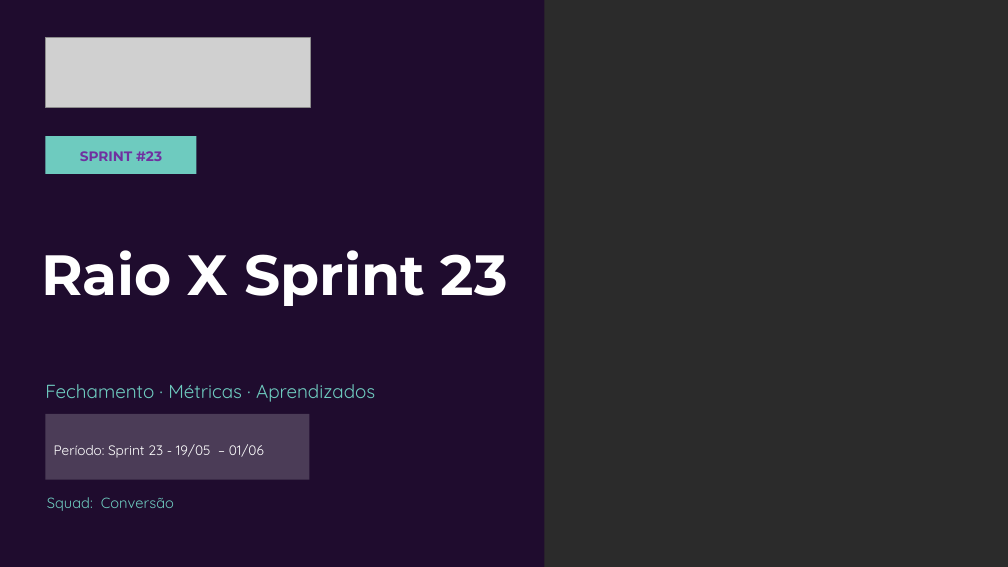
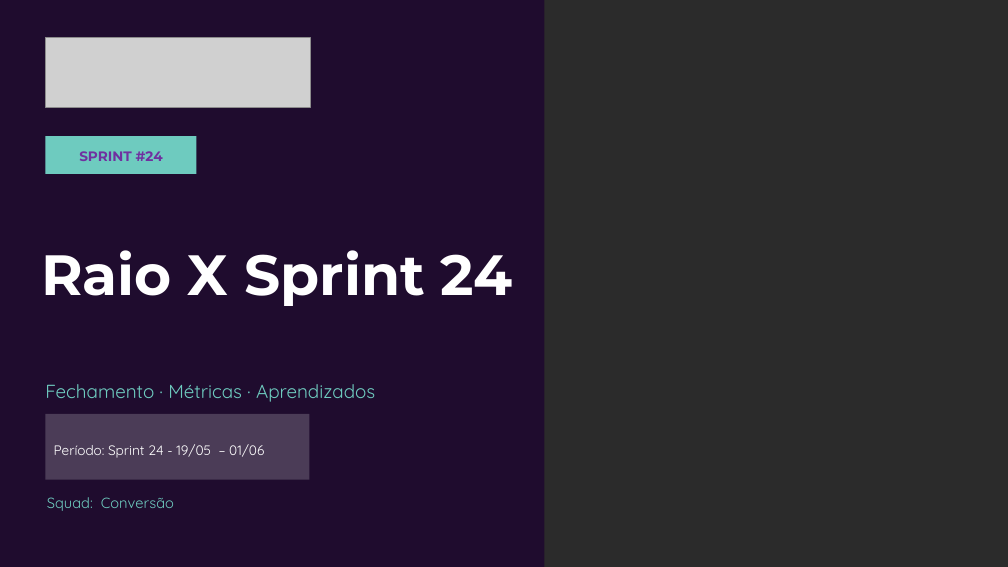
Before and after one commit to patriciapaquim-ui/FAMILHAO, a slide deck: slide 1 of raio-x-sprint-familhao_Conversão_Sprint24_VF.pptx. Drawn at 1008x567 pixels with LibreOffice and Linux fonts; fonts in the diff are those of the drawing; grey boxes stand for pictures; background and template pictures are left out; a plain dark background stands for a picture behind light text. Boxes give left, top, right and bottom in pixels: in the first picture for what was removed or moved away, otherwise in the second. Text is boxed around its words. In the diff, an @@ line names an element or a change of style, - is before the commit and + after.

```diff
--- a/raio-x-sprint-familhao_Conversão_Sprint24_VF.pptx
+++ b/raio-x-sprint-familhao_Conversão_Sprint24_VF.pptx
@@ text at (79, 151, 163, 161): text changed @@
-SPRINT #23
+SPRINT #24
@@ text at (41, 250, 513, 306): text changed @@
-Raio X Sprint 23
+Raio X Sprint 24
@@ text at (54, 444, 264, 458): text changed @@
-Período: Sprint 23 - 19/05 – 01/06
+Período: Sprint 24 - 19/05 – 01/06
```
Also in this commit, not shown: 12 other slides changed.
